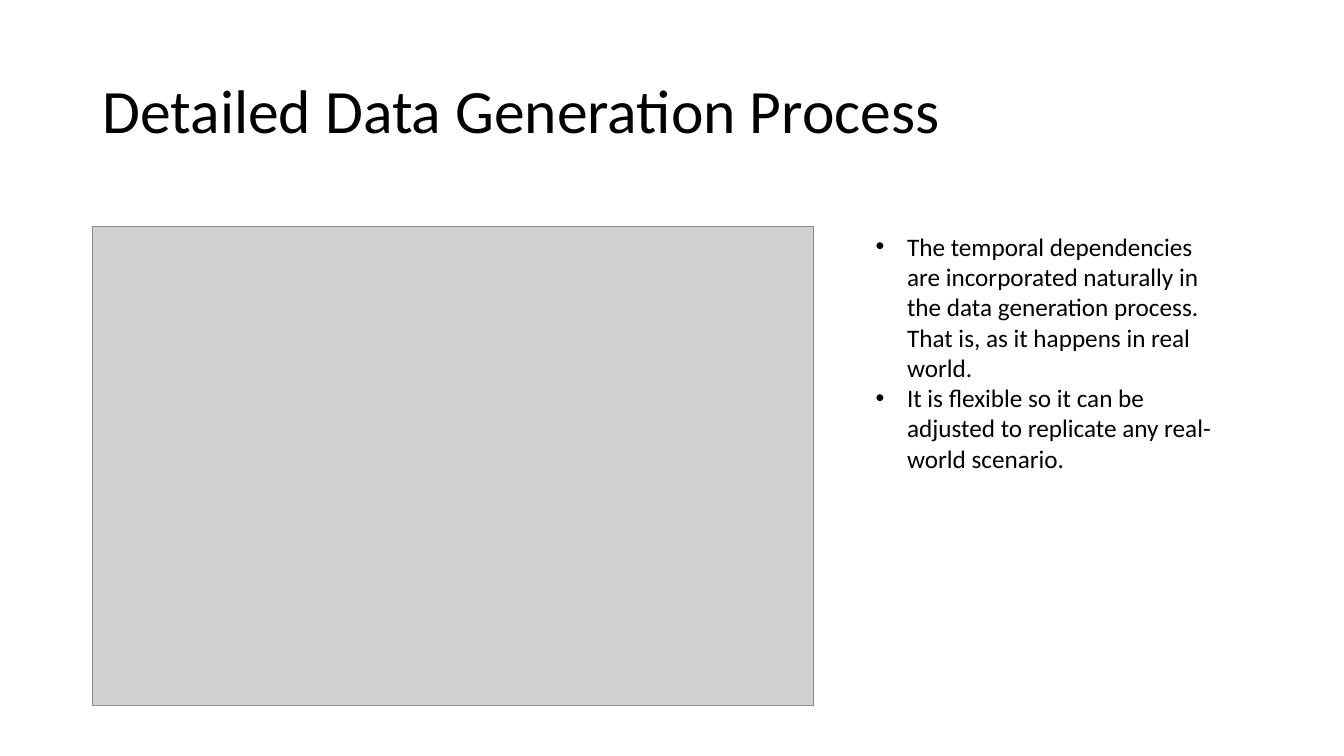
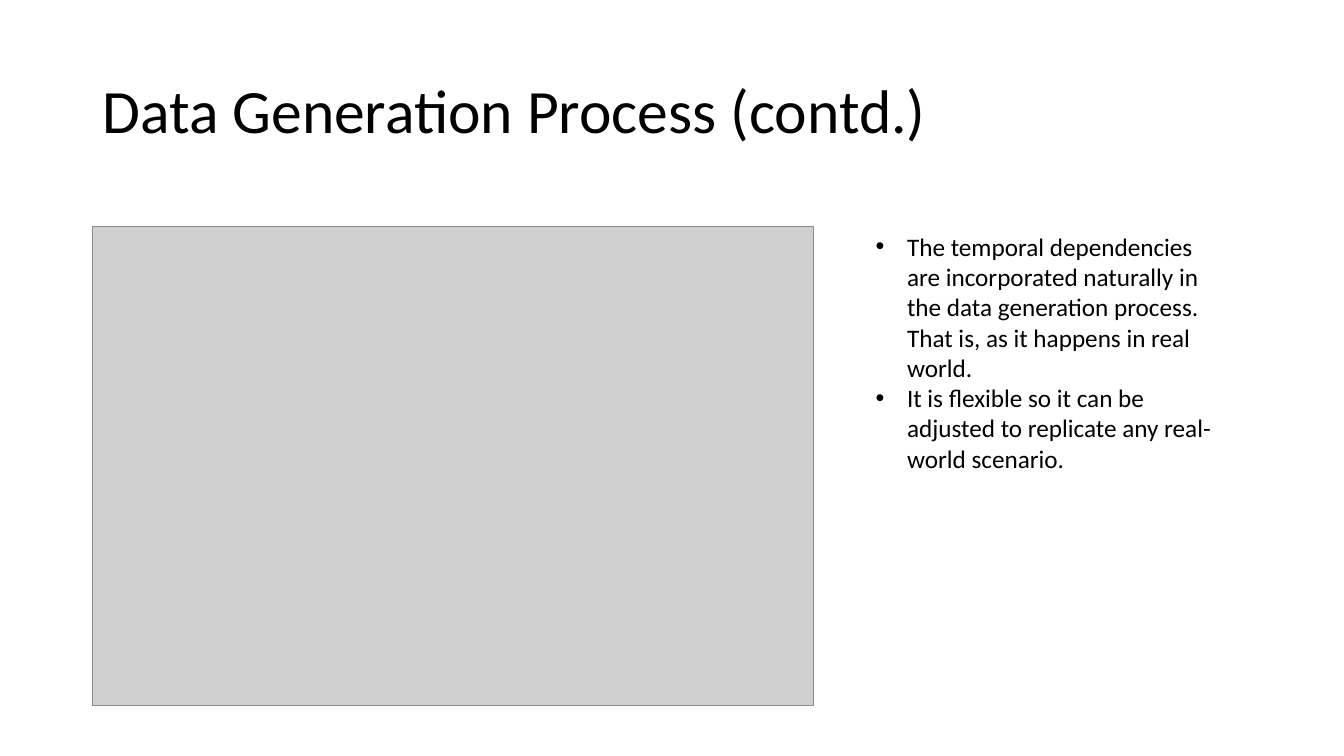
Before and after one commit to AnirbanChakraborty06/DBN-Data-Generator, a slide deck: slide 15 of Utility of Dynamic Bayesian Networks.pptx (slide 12 before the commit). Drawn at 1344x756 pixels with LibreOffice and Linux fonts; fonts in the diff are those of the drawing; grey boxes stand for pictures. Boxes give left, top, right and bottom in pixels: in the first picture for what was removed or moved away, otherwise in the second. Text is boxed around its words. In the diff, an @@ line names an element or a change of style, - is before the commit and + after.

```diff
--- a/Utility of Dynamic Bayesian Networks.pptx
+++ b/Utility of Dynamic Bayesian Networks.pptx
@@ title at bbox=[102, 88, 926, 142]: text changed @@
-Detailed Data Generation Process
+Data Generation Process (contd.)
```
Also in this commit, not shown: 5 other slides changed, 7 slides added.
